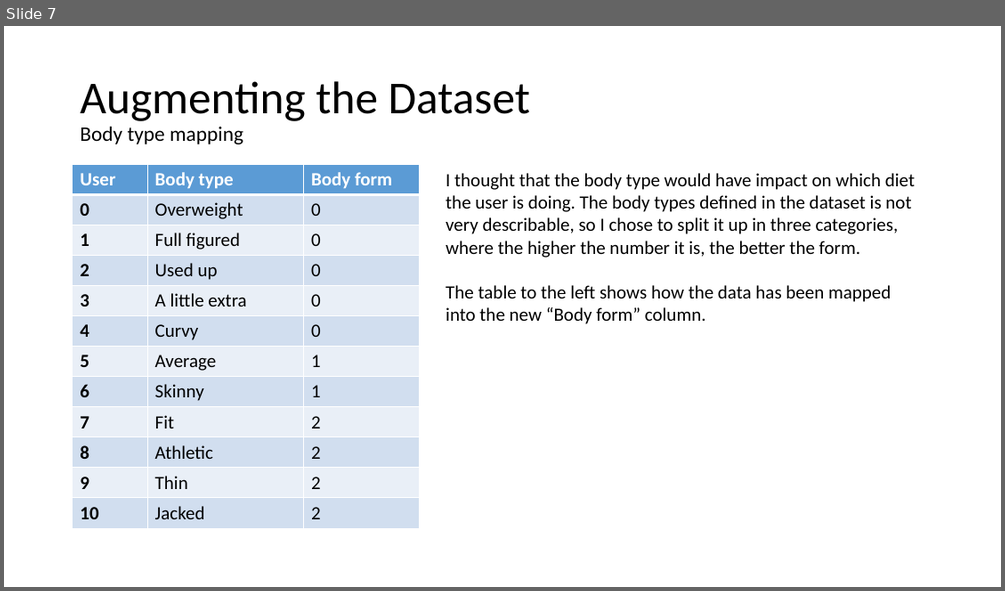
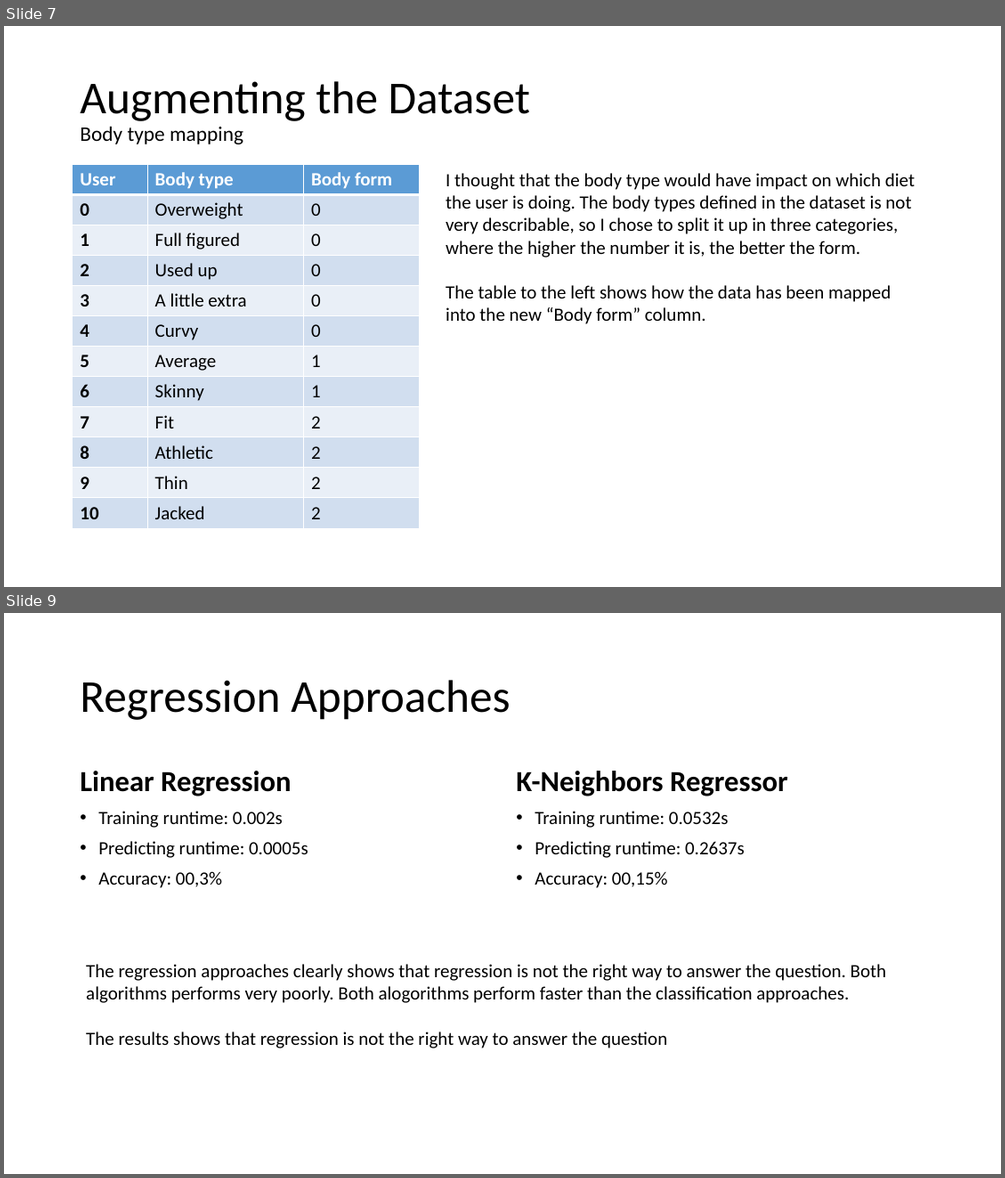
Before and after one commit to JacobHonore/Codecademy-Date-A-Scientist, a slide deck: Presentation.pptx. Shown one above the other, each under a label of ours: slide 7 before the commit, slides 7 and 9 after it; the slides between them are not shown. The pictures are 1005x591 and 1005x1178 pixels, drawn with LibreOffice and Linux fonts; fonts in the diff are those of the drawing. Boxes give left, top, right and bottom in pixels: in the first picture for what was removed or moved away, otherwise in the second. Text is boxed around its words. In the diff, an @@ line names an element or a change of style, - is before the commit and + after.

```diff
--- a/Presentation.pptx
+++ b/Presentation.pptx
@@ slide 9 added at (4,613,1001,1174), background #FFFFFF @@
@@ title added at (80,680,510,720), 44 pt, text #000000 @@
+Regression Approaches
@@ text added at (80,771,308,888), 18 pt, text #000000 @@
+Linear Regression
+• Training runtime: 0.002s
+• Predicting runtime: 0.0005s
+• Accuracy: 00,3%
@@ text added at (516,771,788,888), 18 pt, text #000000 @@
+K-Neighbors Regressor
+• Training runtime: 0.0532s
+• Predicting runtime: 0.2637s
+• Accuracy: 00,15%
@@ text added at (86,964,887,1048), 18 pt, text #000000 @@
+The regression approaches clearly shows that regression is not the right way to answer the question. Both algorithms performs very poorly. Both alogorithms perform faster than the classification approaches.
+The results shows that regression is not the right way to answer the question
```
Also in this commit, not shown: 1 slide changed, 3 other slides added, 1 other file.
